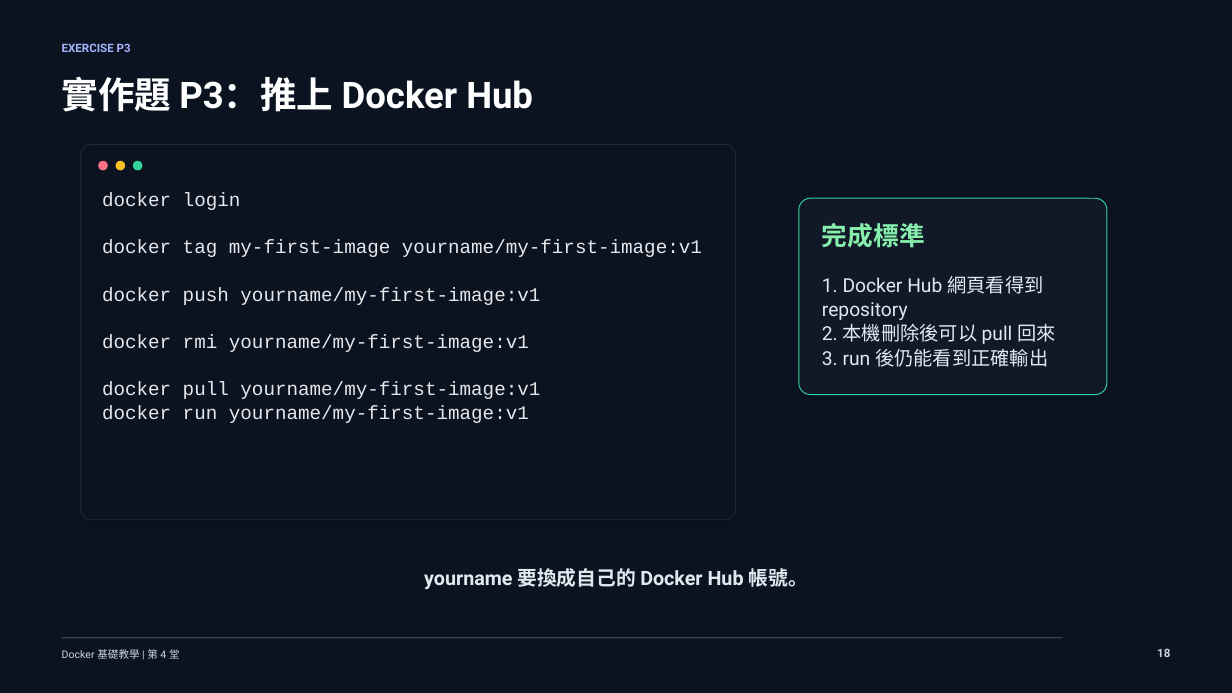
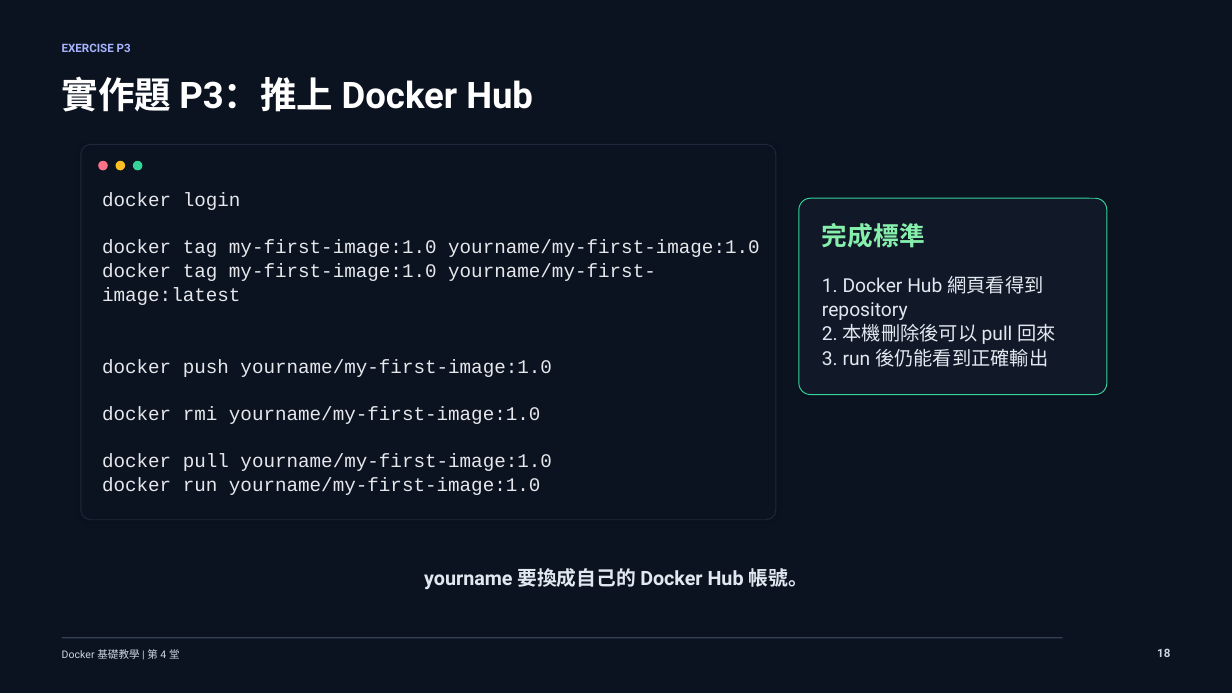
Before and after one commit to lalalalaluk/docker-practice, a slide deck: slide 17 of slides/docker-session4-custom-image-dockerhub.pptx (slide 30 before the commit). Drawn at 1232x693 pixels with LibreOffice and Linux fonts; fonts in the diff are those of the drawing. Boxes give left, top, right and bottom in pixels: in the first picture for what was removed or moved away, otherwise in the second. Text is boxed around its words. In the diff, an @@ line names an element or a change of style, - is before the commit and + after.

```diff
--- a/slides/docker-session4-custom-image-dockerhub.pptx
+++ b/slides/docker-session4-custom-image-dockerhub.pptx
@@ rounded rectangle: place and size @@
-rounded rectangle at (81, 144, 736, 519)
+rounded rectangle at (81, 144, 776, 519)
@@ text at (102, 240, 760, 495): text changed @@
-docker tag my-first-image yourname/my-first-image:v1
-docker push yourname/my-first-image:v1
-docker rmi yourname/my-first-image:v1
-docker pull yourname/my-first-image:v1
-docker run yourname/my-first-image:v1
+docker tag my-first-image:1.0 yourname/my-first-image:1.0
+docker tag my-first-image:1.0 yourname/my-first-image:latest
+docker push yourname/my-first-image:1.0
+docker rmi yourname/my-first-image:1.0
+docker pull yourname/my-first-image:1.0
+docker run yourname/my-first-image:1.0
```
Also in this commit, not shown: 14 other slides changed, 3 slides added, 31 slides removed, 2 other files.
